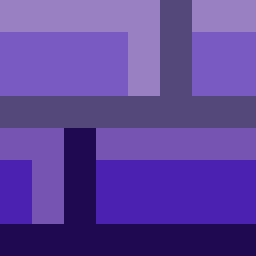
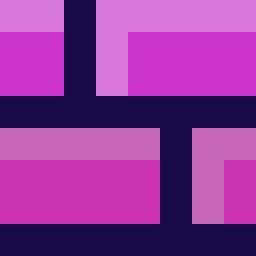
The second 256x256 image is a revision of the first. Changes to its layers:
removed group "Variation Blue Fade" (7 layers) over [0, 0, 256, 256]
removed layer "Gaps" (1st of 2, in "Variation Blue Fade") from group "Variation Blue Fade" over [0, 0, 256, 256]
removed group "Colors Top" (1st of 4, in "Variation Blue Fade") (2 layers) from group "Variation Blue Fade" over [0, 0, 256, 256]
removed layer "Highlights" (1st of 8, in "Variation Blue Fade" › "Colors Top") from group "Colors Top" over [0, 0, 256, 224]
removed layer "Base" (1st of 8, in "Variation Blue Fade" › "Colors Top") from group "Colors Top" over [0, 0, 256, 256]
removed group "Colors Bottom" (1st of 4, in "Variation Blue Fade") (2 layers) from group "Variation Blue Fade" over [0, 0, 256, 256]
removed layer "Highlights" (2nd of 8, in "Variation Blue Fade" › "Colors Bottom") from group "Colors Bottom" over [0, 0, 256, 224]
removed layer "Base" (2nd of 8, in "Variation Blue Fade" › "Colors Bottom") from group "Colors Bottom" over [0, 0, 256, 256]
showed "Gaps", painted on it over [0, 0, 256, 256]
renamed "Base" to "Base Color", moved it out of group "Colors Bottom", painted on it over [0, 0, 256, 256]
showed "Hintergrund" over [0, 0, 256, 256]
